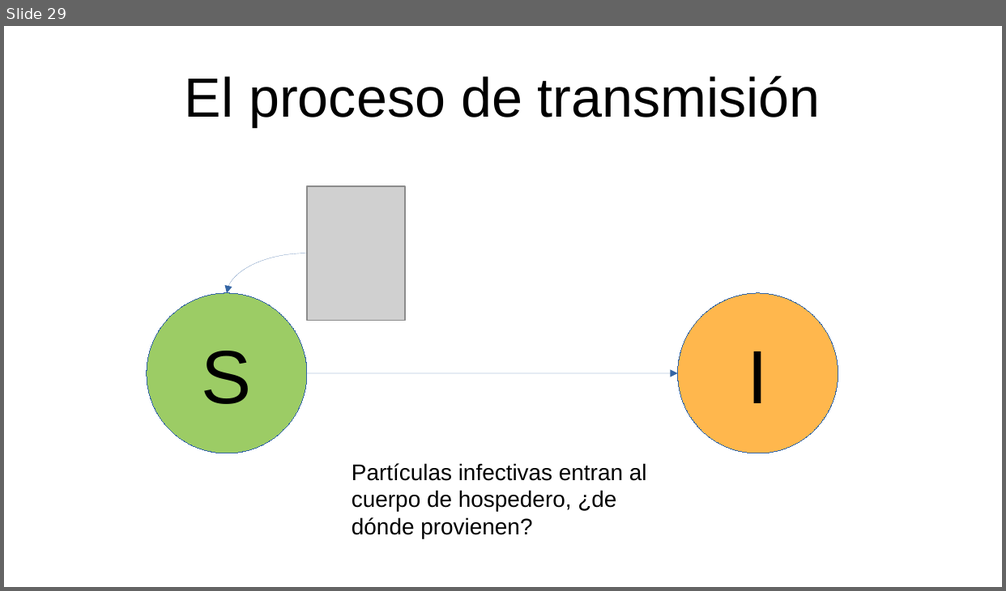
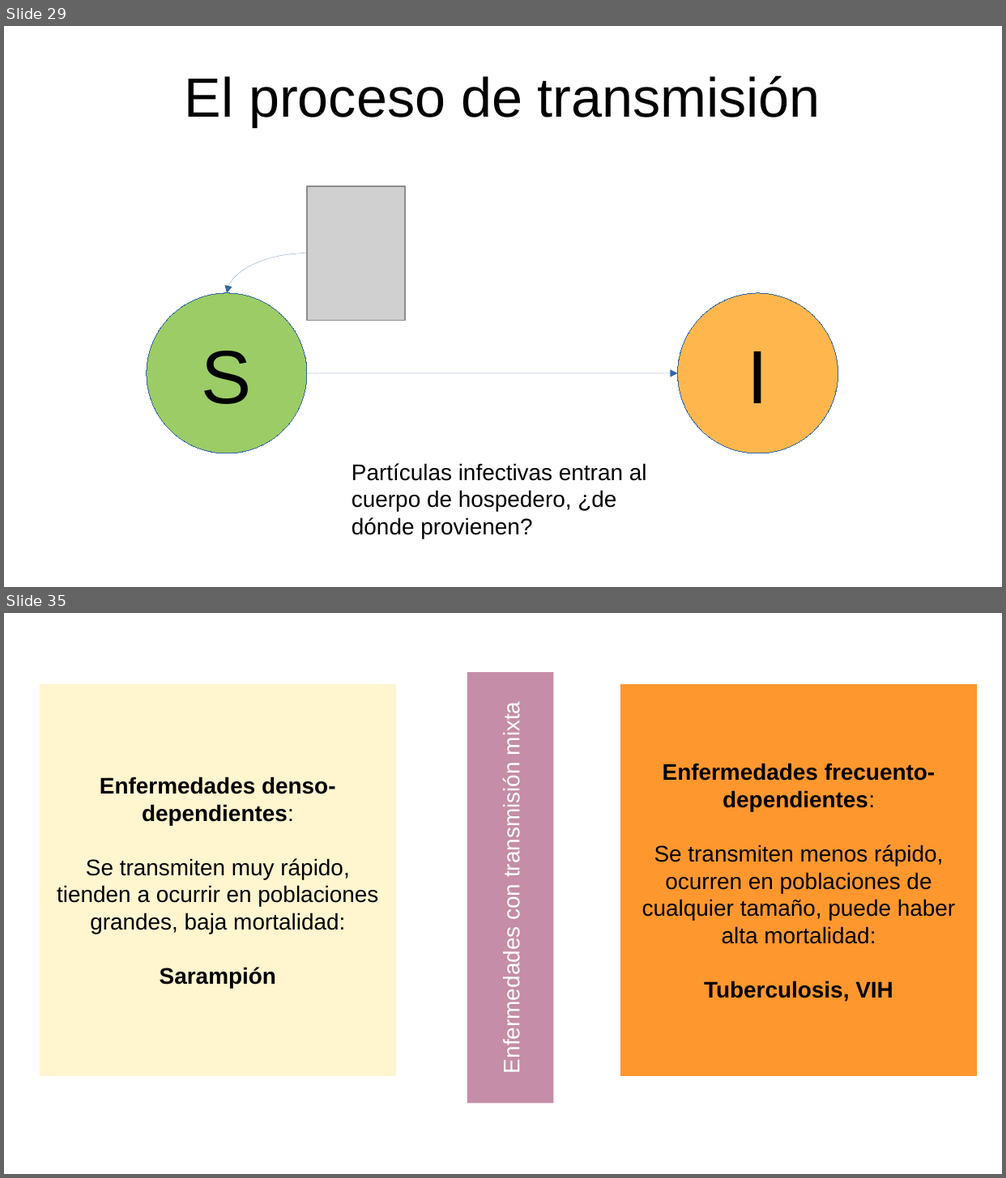
Before and after one commit to gerardommc/Ecologia-Teorica, a slide deck: Modelos-epi.odp. Shown one above the other, each under a label of ours: slide 29 before the commit, slides 29 and 35 after it; the slides between them are not shown. The pictures are 1006x591 and 1006x1178 pixels, drawn with LibreOffice and Linux fonts; fonts in the diff are those of the drawing; grey boxes stand for pictures. Boxes give left, top, right and bottom in pixels: in the first picture for what was removed or moved away, otherwise in the second. Text is boxed around its words. In the diff, an @@ line names an element or a change of style, - is before the commit and + after.

```diff
--- a/Modelos-epi.odp
+++ b/Modelos-epi.odp
@@ slide 35 added at <box>4,613,1002,1174</box>, background #FFFFFF @@
@@ rectangle added at <box>40,684,396,1076</box>, fill #FFF5CE, 18 pt, text #000000 @@
+Enfermedades denso-dependientes:
+Se transmiten muy rápido, tienden a ocurrir en poblaciones grandes, baja mortalidad:
+Sarampión
@@ rectangle added at <box>467,672,553,1103</box>, fill #BF819E at 90% opacity, 18 pt, text #FFFFFF @@
+Enfermedades con transmisión mixta
@@ rectangle added at <box>620,684,978,1076</box>, fill #FF972F, 18 pt, text #000000 @@
+Enfermedades frecuento-dependientes:
+Se transmiten menos rápido, ocurren en poblaciones de cualquier tamaño, puede haber alta mortalidad:
+Tuberculosis, VIH
```
Also in this commit, not shown: 6 slides changed, 10 other slides added, 6 other files.
